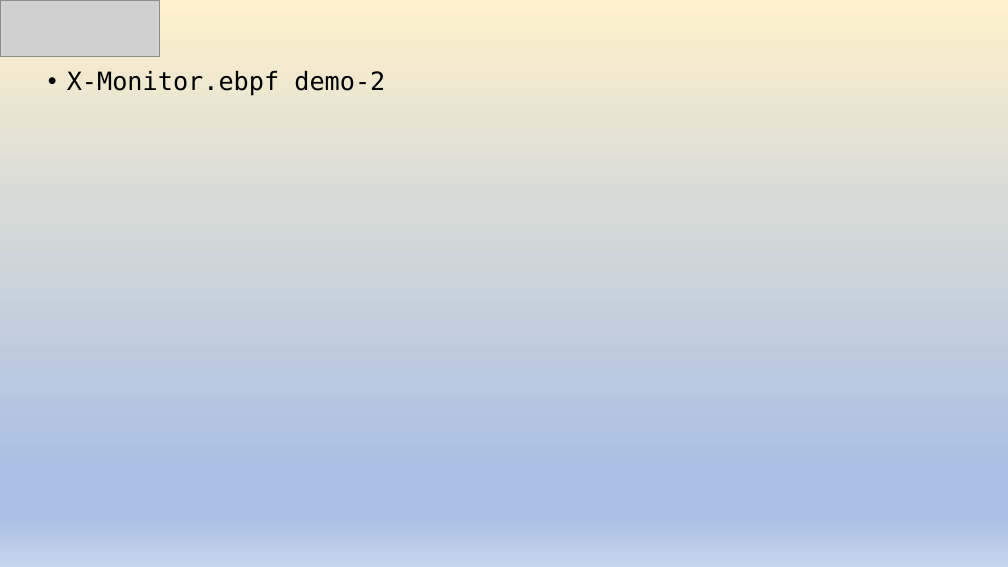
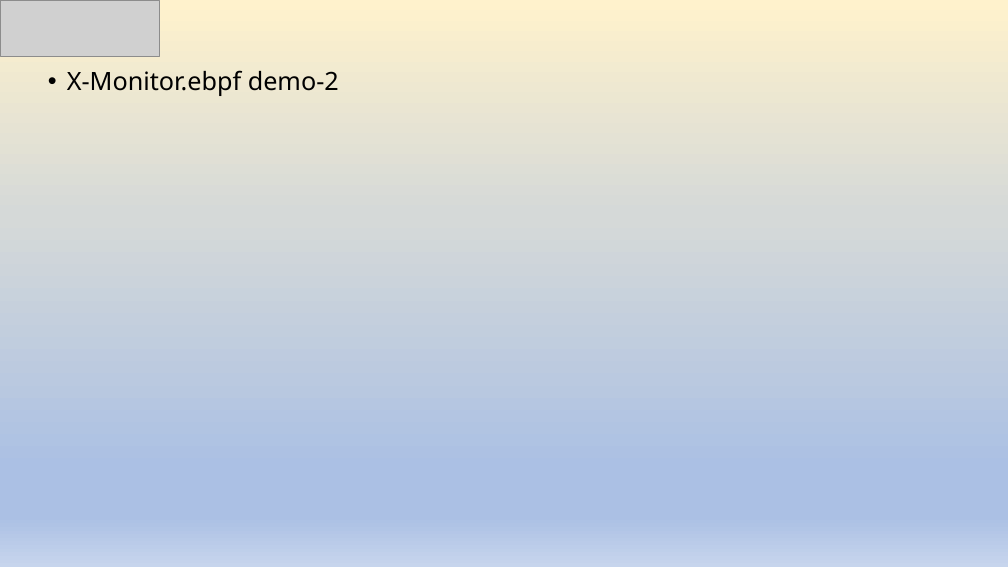
Before and after one commit to luxingwen/x-monitor, a slide deck: slide 6 of doc/基于eBPF可观测性实践.pptx. Drawn at 1008x567 pixels with LibreOffice and Linux fonts; fonts in the diff are those of the drawing; grey boxes stand for pictures. Boxes give left, top, right and bottom in pixels: in the first picture for what was removed or moved away, otherwise in the second. Text is boxed around its words. In the diff, an @@ line names an element or a change of style, - is before the commit and + after.

```diff
--- a/doc/基于eBPF可观测性实践.pptx
+++ b/doc/基于eBPF可观测性实践.pptx
@@ text "X-Monitor.ebpf demo-2" at [67,70,339,96]: font DejaVu Sans Mono to Noto Sans @@
```
Also in this commit, not shown: 7 other slides changed.
